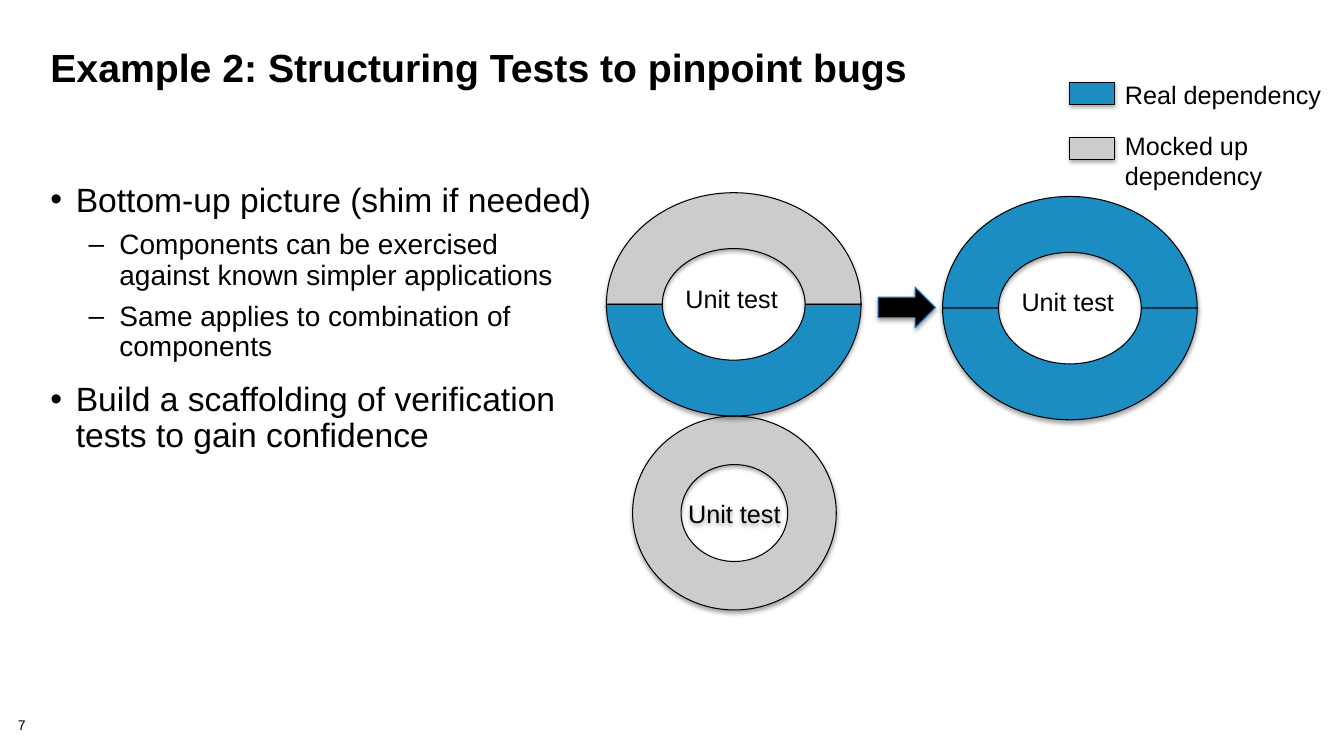
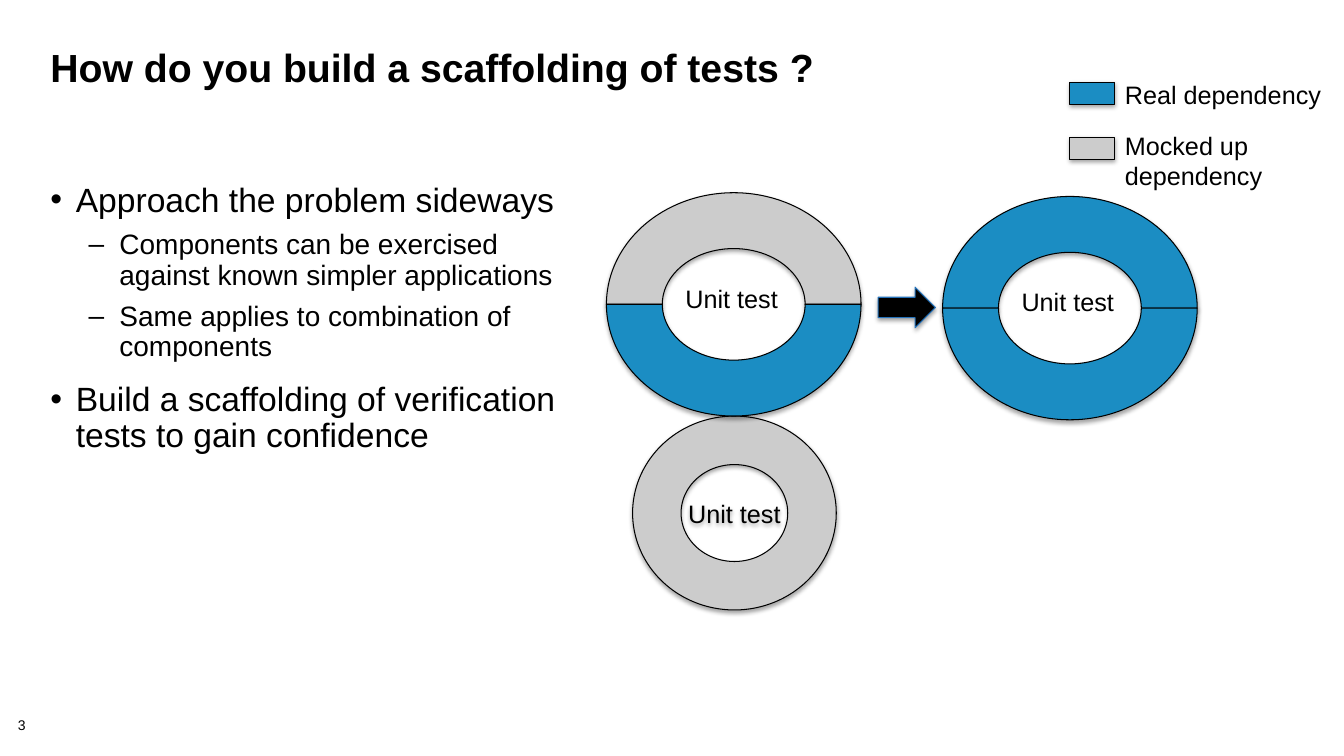
Before and after one commit to bssw-tutorial/presentations, a slide deck: slide 3 of final-presentations/2021-04-12-ecpam/03-testing2.pptx (slide 7 before the commit). Drawn at 1344x756 pixels with LibreOffice and Linux fonts; fonts in the diff are those of the drawing; background and template pictures are left out. Boxes give left, top, right and bottom in pixels: in the first picture for what was removed or moved away, otherwise in the second. Text is boxed around its words. In the diff, an @@ line names an element or a change of style, - is before the commit and + after.

```diff
--- a/final-presentations/2021-04-12-ecpam/03-testing2.pptx
+++ b/final-presentations/2021-04-12-ecpam/03-testing2.pptx
@@ title at [50,53,778,90]: text changed @@
-Example 2: Structuring Tests to pinpoint bugs
+How do you build a scaffolding of tests ?
@@ text at [76,187,554,219]: text changed @@
-• Bottom-up picture (shim if needed)
+• Approach the problem sideways
@@ page number at [18,720,26,730]: text changed @@
-7
+3
```
Also in this commit, not shown: 7 other slides changed, 7 slides removed, 1 other file.
